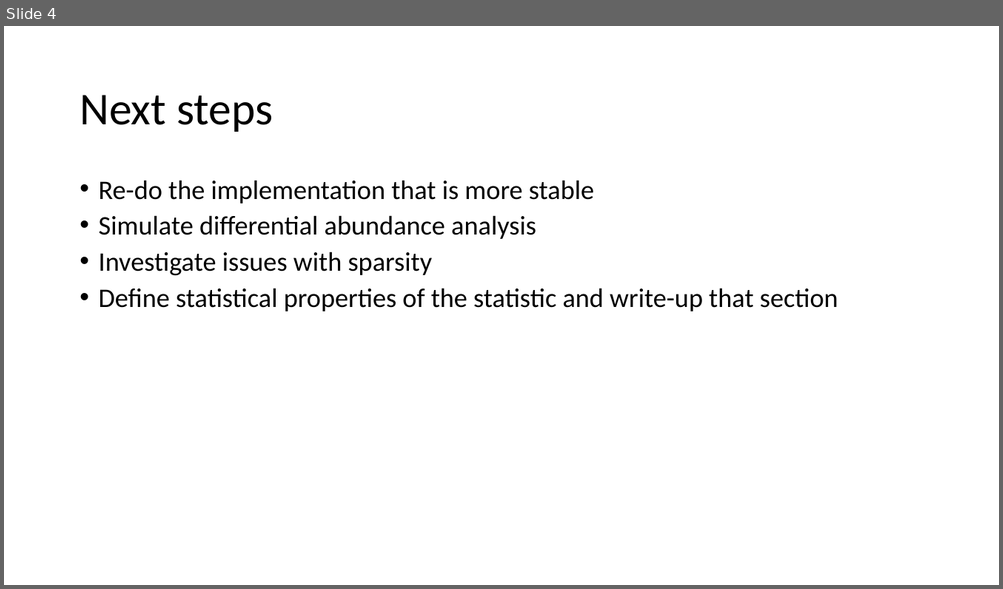
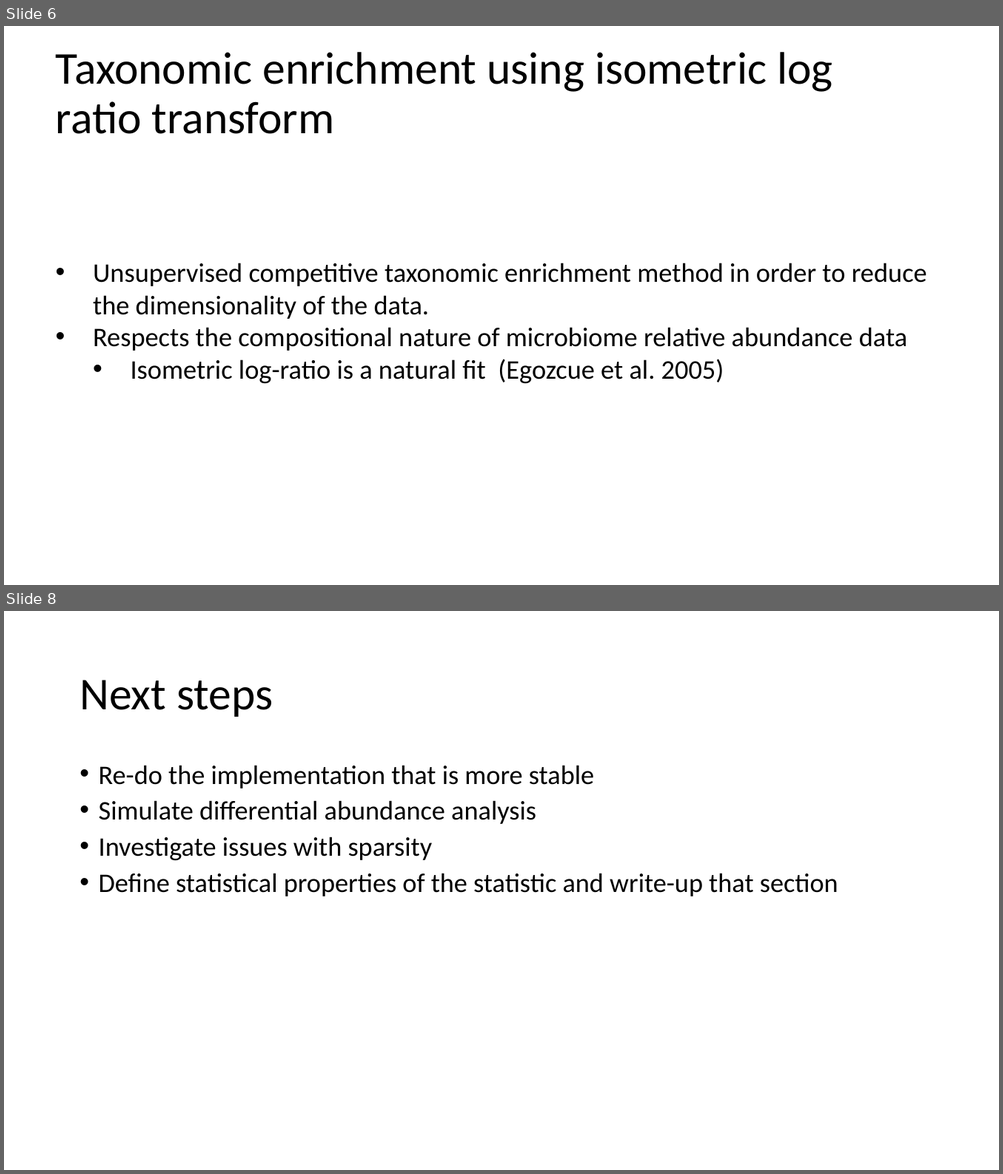
Before and after one commit to qpmnguyen/CBEA_analysis, a slide deck: docs/progress_report.pptx. Shown one above the other, each under a label of ours: slide 4 before the commit, slides 6 and 8 after it; the slides between them are not shown. The pictures are 1003x589 and 1003x1174 pixels, drawn with LibreOffice and Linux fonts; fonts in the diff are those of the drawing. Boxes give left, top, right and bottom in pixels: in the first picture for what was removed or moved away, otherwise in the second. Text is boxed around its words. In the diff, an @@ line names an element or a change of style, - is before the commit and + after.

Commit message:
New files and implemented resampling methods

```diff
--- a/docs/progress_report.pptx
+++ b/docs/progress_report.pptx
@@ slide 6 added at bbox=[4, 26, 999, 585], background #FFFFFF @@
@@ title added at bbox=[56, 52, 833, 134], 44 pt, text #000000 @@
+Taxonomic enrichment using isometric log ratio transform
@@ text added at bbox=[93, 263, 927, 384], 26 pt, text #000000 @@
+• Unsupervised competitive taxonomic enrichment method in order to reduce the dimensionality of the data.
+• Respects the compositional nature of microbiome relative abundance data
+  • Isometric log-ratio is a natural fit (Egozcue et al. 2005)
@@ what was slide 4 is now slide 8 @@
```
Also in this commit, not shown: 14 other slides added, 3 slides removed, 17 other files.
